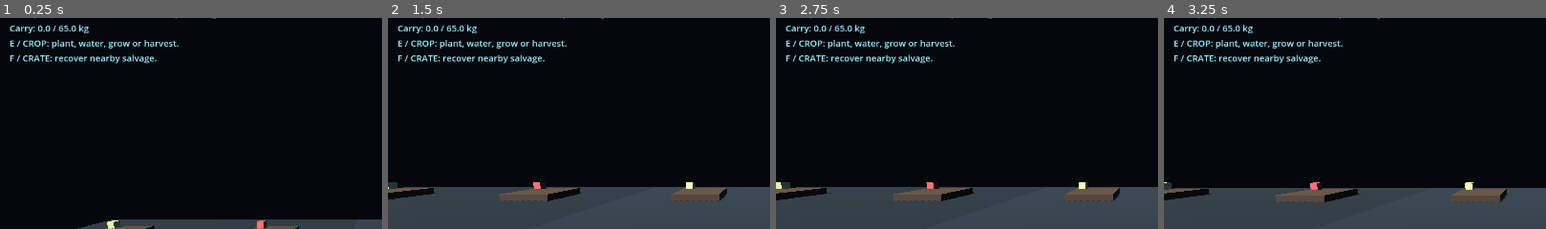
Above: before the commit, frames 1-4 (left to right).
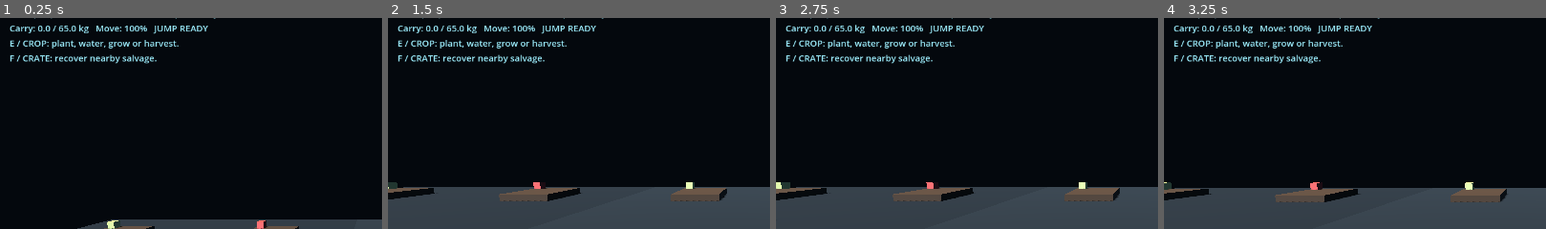
Above: after the commit, the same moments.

Repository: qaqp980520-prog/2126-Survival
Game: Godot game, scene res://world/SurfaceWorld.tscn
Same seed, same stepped clock (60 frames per second), same inputs: the game is played once before the commit and once after it.
Inputs (mouse positions are % of the whole screen's width and height, from its top left):
- Up to frame 1 (0.25 s): no input
- Up to frame 2 (1.5 s): tap Enter at 0.5 s; move the mouse to (72, 44) at 0.52 s; hold D 0.53-1.25 s; tap Q at 0.6 s; click (72, 44) at 0.67 s; tap Space at 0.77 s; drag from (30, 54) to (45, 70) at 1.27 s
- Up to frame 3 (2.75 s): click "A" at 2 s
- Up to frame 4 (3.25 s): click "W" at 2.75 s
The pictures show only the part of the screen within x 0-50%, y 10-60%; the shares and areas given below are measured in that part.

The runs differ from the first frame. In frame 1, 0.5% of the frame differs, in the area x 25-55%, y 3-8%; in frame 2, 0.5%; in frame 3, 0.5%; in frame 4, 0.5%.

Commit message:
feat(run54): apply inventory weight penalties to SurfaceWorld movement

Diff:
--- a/world/SurfaceWorld.gd
+++ b/world/SurfaceWorld.gd
@@ -10,6 +10,8 @@
 const MINE_ENTRY_UNDERGROUND: Vector3 = Vector3(1.5, -8.25, 7.5)
 const MINE_ACCESS_RANGE: float = 2.75
 const MINE_INTERACTION_RANGE: float = 3.5
+const BASE_MOVE_SPEED: float = 5.0
+const BASE_JUMP_SPEED: float = 7.0
 var camera: Camera3D
 var hud: Label
 var touch_buttons: Dictionary = {}
@@ -161,6 +163,30 @@
 func _set_touch_jump(value: bool) -> void:
 	_touch_jump = value
 
+## Read movement penalties from the same inventory model used by mining and salvage.
+func get_player_movement_profile() -> Dictionary:
+	var summary: Dictionary = inventory_bridge.call("get_summary") if inventory_bridge != null and inventory_bridge.has_method("get_summary") else {}
+	var multiplier: float = clampf(float(summary.get("movement_multiplier", 1.0)), 0.0, 1.0)
+	return {
+		"weight_kg": float(summary.get("weight_kg", 0.0)),
+		"limit_kg": float(summary.get("limit_kg", 65.0)),
+		"movement_multiplier": multiplier,
+		"move_speed": BASE_MOVE_SPEED * multiplier,
+		"can_jump": bool(summary.get("can_jump", true))
+	}
+
+func get_effective_move_speed() -> float:
+	return float(get_player_movement_profile().get("move_speed", BASE_MOVE_SPEED))
+
+func can_player_jump_now() -> bool:
+	return bool(get_player_movement_profile().get("can_jump", true))
+
+func _try_start_jump() -> bool:
+	if player == null or not player.is_on_floor() or not can_player_jump_now():
+		return false
+	player.velocity.y = BASE_JUMP_SPEED
+	return true
+
 func _physics_process(delta: float) -> void:
 	if player == null or camera == null:
 		return
@@ -182,15 +208,17 @@
 	right.y = 0.0
 	right = right.normalized()
 	var movement := (right * move_input.x + forward * move_input.y).normalized()
-	player.velocity.x = movement.x * 5.0
-	player.velocity.z = movement.z * 5.0
+	var movement_profile: Dictionary = get_player_movement_profile()
+	var move_speed: float = float(movement_profile.get("move_speed", BASE_MOVE_SPEED))
+	player.velocity.x = movement.x * move_speed
+	player.velocity.z = movement.z * move_speed
 	if not player.is_on_floor():
 		player.velocity.y -= 20.0 * delta
 	elif player.velocity.y < 0.0:
 		player.velocity.y = 0.0
 	var jump_down: bool = Input.is_key_pressed(KEY_SPACE) or _touch_jump
-	if jump_down and not _jump_was_down and player.is_on_floor():
-		player.velocity.y = 7.0
+	if jump_down and not _jump_was_down:
+		_try_start_jump()
 	_jump_was_down = jump_down
 	var previous_position: Vector3 = player.global_position
 	player.move_and_slide()
@@ -506,9 +534,11 @@
 	var status: Dictionary = get_world_session_status()
 	var active_count: int = chunk_controller.get_loaded_chunk_ids().size() if chunk_controller != null else 0
 	var grid_text := str(mine_director.get_grid_coordinate(player.global_position)) if _is_underground and mine_director != null and player != null else (str(director.get_grid_coordinate(player.global_position)) if director != null and player != null else "n/a")
-	var inventory_summary: Dictionary = inventory_bridge.call("get_summary") if inventory_bridge != null else {}
-	var weight := float(inventory_summary.get("weight_kg", 0.0))
-	var limit := float(inventory_summary.get("limit_kg", 65.0))
+	var movement_profile: Dictionary = get_player_movement_profile()
+	var weight := float(movement_profile.get("weight_kg", 0.0))
+	var limit := float(movement_profile.get("limit_kg", 65.0))
+	var movement_percent: int = roundi(float(movement_profile.get("movement_multiplier", 1.0)) * 100.0)
+	var jump_status: String = "JUMP READY" if bool(movement_profile.get("can_jump", true)) else "JUMP LOCKED (>90 kg)"
 	var layer_name: String = "UNDERGROUND MINE" if _is_underground else "SURFACE WORLD"
 	if touch_buttons.has("crate"):
 		(touch_buttons["crate"] as Button).text = "MINE" if _is_underground else "CRATE"
@@ -517,8 +547,8 @@
 	if touch_buttons.has("crop"):
 		(touch_buttons["crop"] as Button).disabled = _is_underground
 	var action_help: String = "F mine · G shaft" if _is_underground else "E crop · F crate · G mine shaft"
-	hud.text = "2126 SURVIVAL // %s\nWASD move · SPACE jump · RMB look · %s · F10 test hub\nGrid: %s   Chunks: %d   Veins: %d   Crops: %d   Objects: %d\nCarry: %.1f / %.1f kg\n%s\n%s" % [
+	hud.text = "2126 SURVIVAL // %s\nWASD move · SPACE jump · RMB look · %s · F10 test hub\nGrid: %s   Chunks: %d   Veins: %d   Crops: %d   Objects: %d\nCarry: %.1f / %.1f kg   Move: %d%%   %s\n%s\n%s" % [
 		layer_name, action_help, grid_text, active_count, int(status.get("saved_vein_count", 0)),
 		int(status.get("saved_crop_count", 0)), int(status.get("saved_world_object_count", 0)),
-		weight, limit, _crop_action_message, _world_object_action_message
+		weight, limit, movement_percent, jump_status, _crop_action_message, _world_object_action_message
 	]
